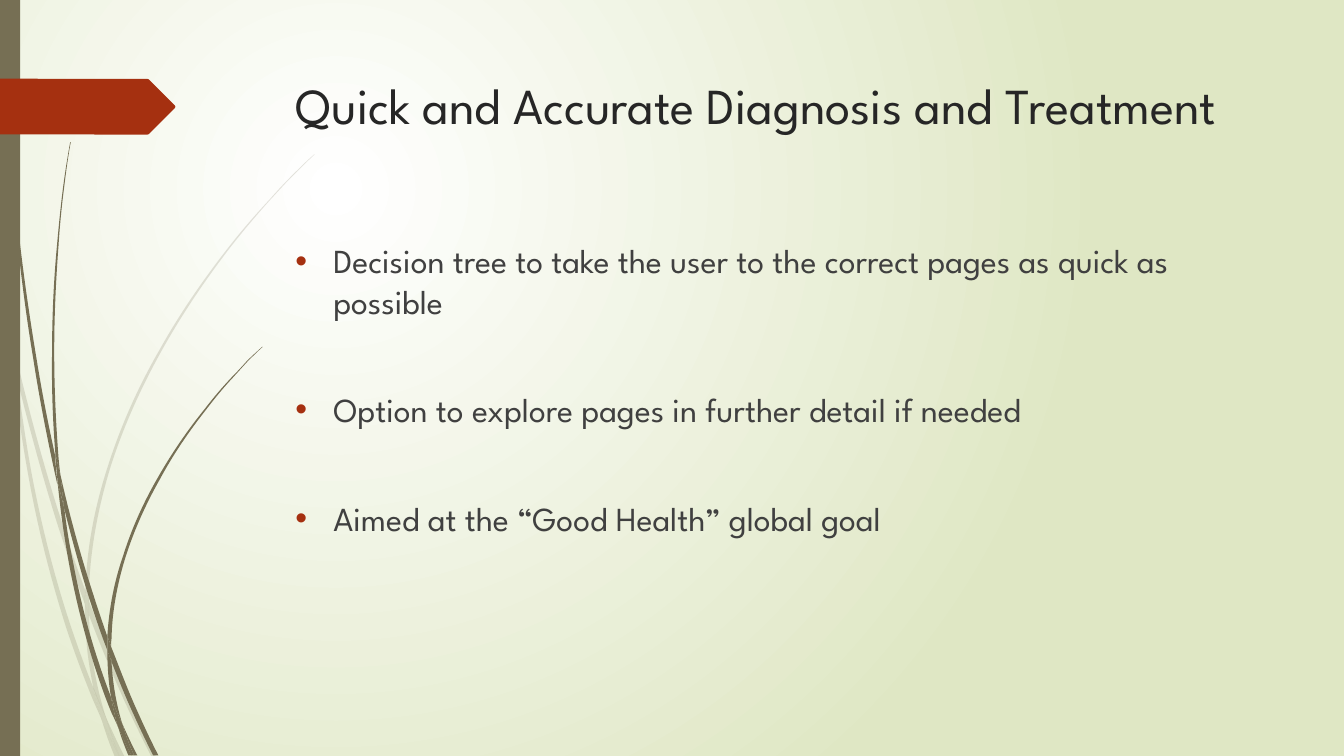
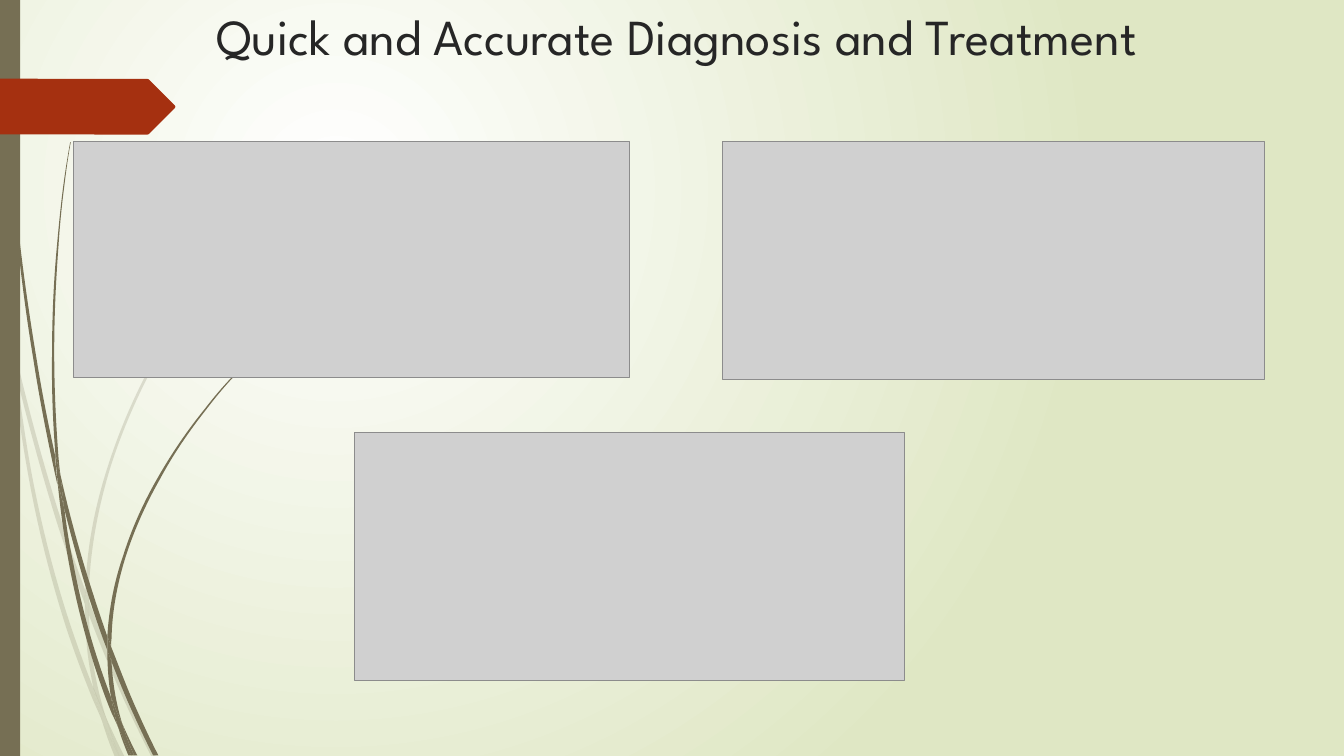
Before and after one commit to bournemouth17/team-5, a slide deck: slide 3 of RNLI.pptx (slide 4 before the commit). Drawn at 1344x756 pixels with LibreOffice and Linux fonts; fonts in the diff are those of the drawing; grey boxes stand for pictures. Boxes give left, top, right and bottom in pixels: in the first picture for what was removed or moved away, otherwise in the second. Text is boxed around its words. In the diff, an @@ line names an element or a change of style, - is before the commit and + after.

```diff
--- a/RNLI.pptx
+++ b/RNLI.pptx
@@ title "Quick and Accurate Diagnosis and ..." moved from (x1=296, y1=89, x2=1217, y2=135) to (x1=216, y1=20, x2=1137, y2=66) @@
@@ picture added at (x1=74, y1=141, x2=630, y2=377) @@
@@ picture added at (x1=723, y1=141, x2=1265, y2=379) @@
@@ text removed at (x1=333, y1=250, x2=1168, y2=539) @@
-• Decision tree to take the user to the correct pages as quick as possible
-• Option to explore pages in further detail if needed
-• Aimed at the “Good Health” global goal
@@ picture added at (x1=355, y1=433, x2=905, y2=681) @@
```
Also in this commit, not shown: 4 other slides changed, 2 slides added, 8 slides removed.
